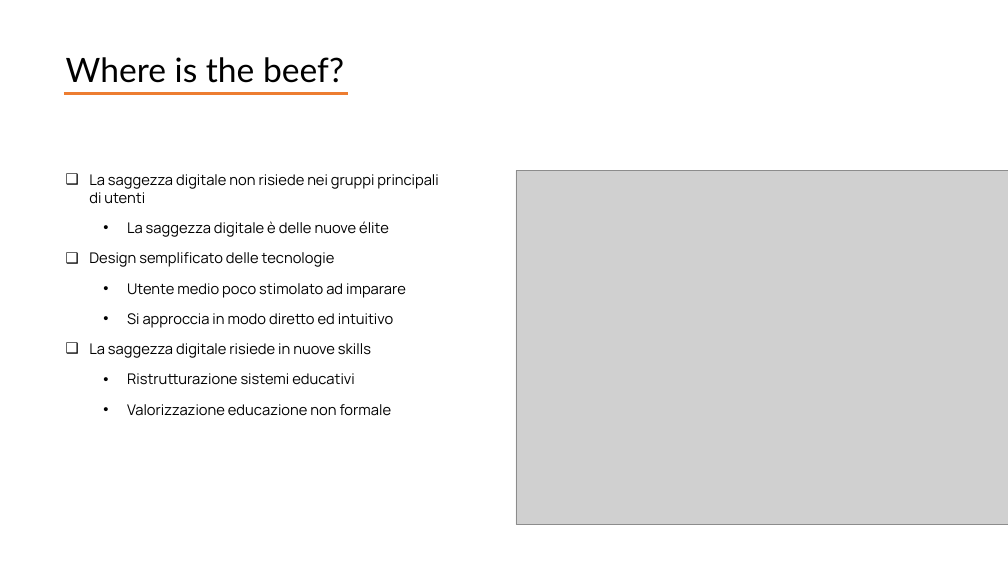
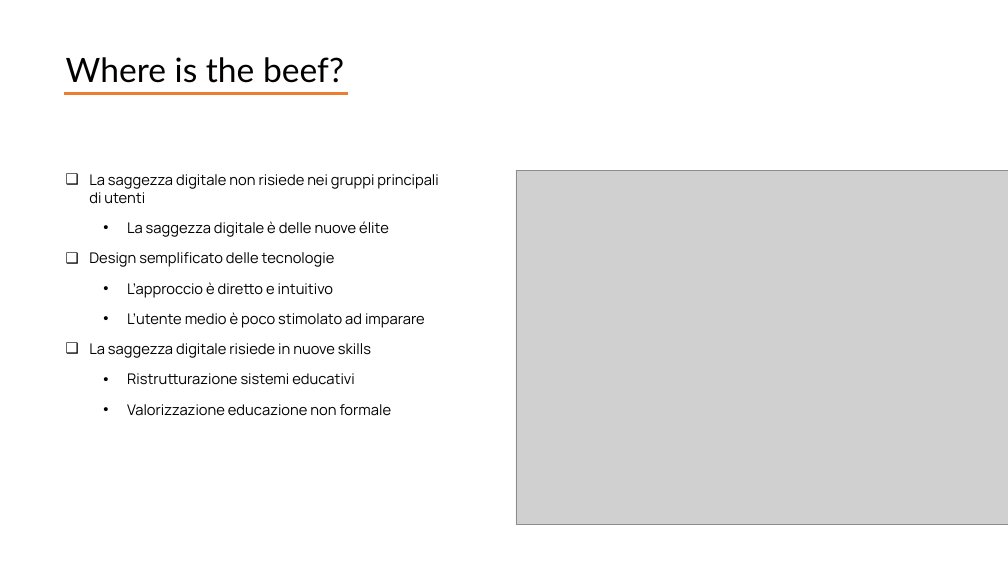
Before and after one commit to giocoal/social-issues-in-information-society-project, a slide deck: slide 9 of Presentazione/Presentazione_completa - Copy.pptx. Drawn at 1008x567 pixels with LibreOffice and Linux fonts; fonts in the diff are those of the drawing; grey boxes stand for pictures. Boxes give left, top, right and bottom in pixels: in the first picture for what was removed or moved away, otherwise in the second. Text is boxed around its words. In the diff, an @@ line names an element or a change of style, - is before the commit and + after.

```diff
--- a/Presentazione/Presentazione_completa - Copy.pptx
+++ b/Presentazione/Presentazione_completa - Copy.pptx
@@ text at box(127, 282, 425, 328): text changed @@
-  • Utente medio poco stimolato ad imparare
-  • Si approccia in modo diretto ed intuitivo
+  • L’approccio è diretto e intuitivo
+  • L’utente medio è poco stimolato ad imparare
```
Also in this commit, not shown: 1 other slide changed, 1 other file.
